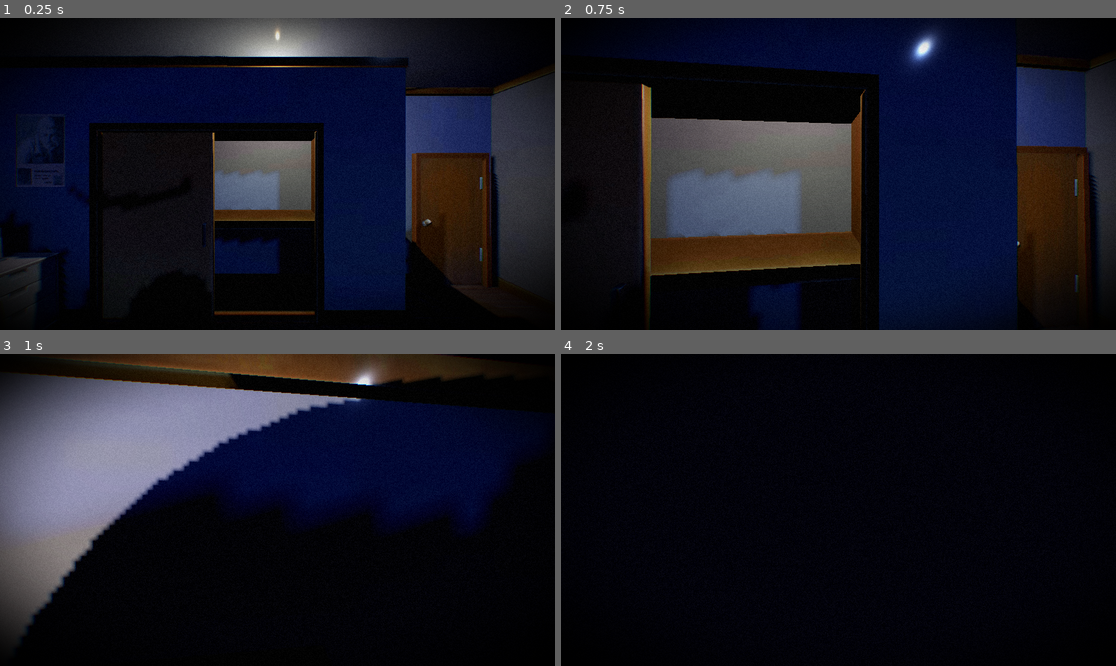
Above: before the commit, frames 1-4 (two rows, left to right).
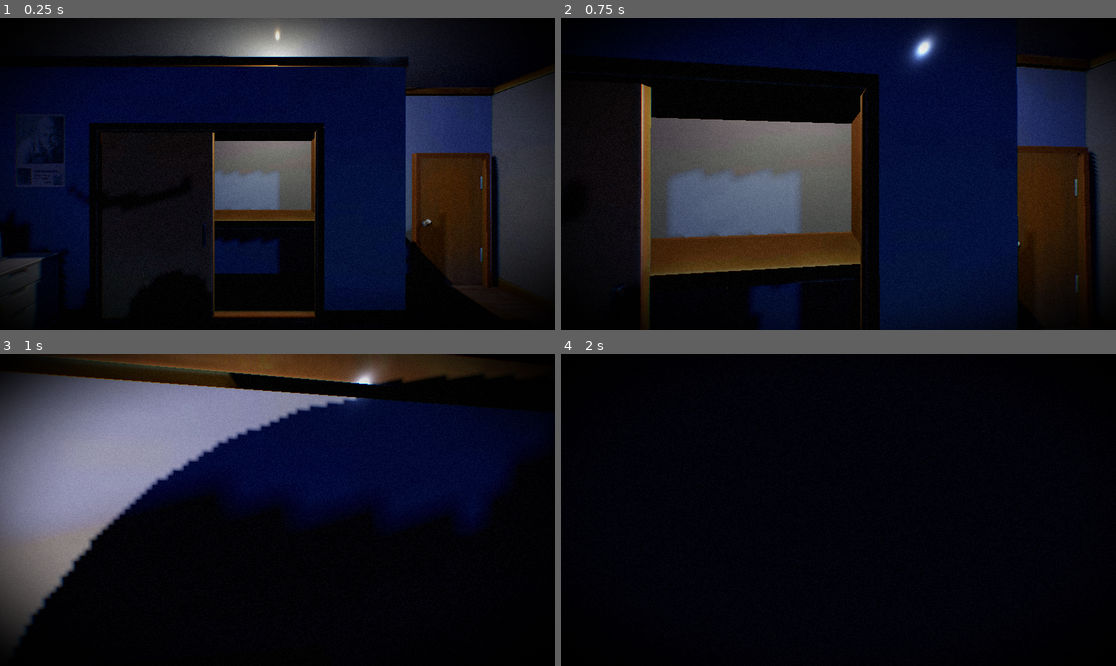
Above: after the commit, the same moments.

Repository: CahyoAditya/Deadline-Slayer-The-Ilham-Effect
Game: Godot game, scene res://Scenes/Main.tscn
The game is run twice, just before and just after one commit, with the same random seed, the same clock (stepped at 60 frames per second) and the same inputs.
Inputs (mouse positions are in pixels of both pictures, inside the frame that each line leads up to):
- Up to frame 1 (0.25 s): no input
- Up to frame 2 (0.75 s): tap Enter at 0.5 s; move the mouse to (866, 174) at 0.52 s; hold W (move_forward) from 0.53 s (still down); hold E (interact) from 0.53 s (still down)
- Up to frame 3 (1 s): keep holding W (move_forward); keep holding E (interact); tap Space (jump) at 0.77 s
- Up to frame 4 (2 s): keep holding W (move_forward); move the mouse to (810, 510) at 1.27 s; release E (interact) at 1.28 s; tap E (interact) at 1.35 s; tap Space (jump) at 1.52 s

The runs differ from the first frame. In frame 1, 0.8% of the frame differs, in the area x 0-96%, y 12-96%; in frame 2, 1.0%, in the area x 14-97%, y 14-100%; in frame 3, 0.8%; in frame 4, nothing differs.

Commit message:
Add system architecture.md

Diff:
--- a/Scenes/Main.tscn
+++ b/Scenes/Main.tscn
@@ -40,8 +40,8 @@
 shadow_enabled = true
 omni_range = 7.0
 
-
 [node name="Bedroom" parent="." instance=ExtResource("5_bedroom")]
+transform = Transform3D(1, 0, 0, 0, 1, 0, 0, 0, 1, 0.00029551983, 0.00040233135, 0.0021004453)
 
 [node name="Player" parent="." instance=ExtResource("1_player")]
 
Not shown: 1 places in Scenes/Main.tscn that only renumber resources
Not shown, added: SYSTEM ARCHITECTURE.md
